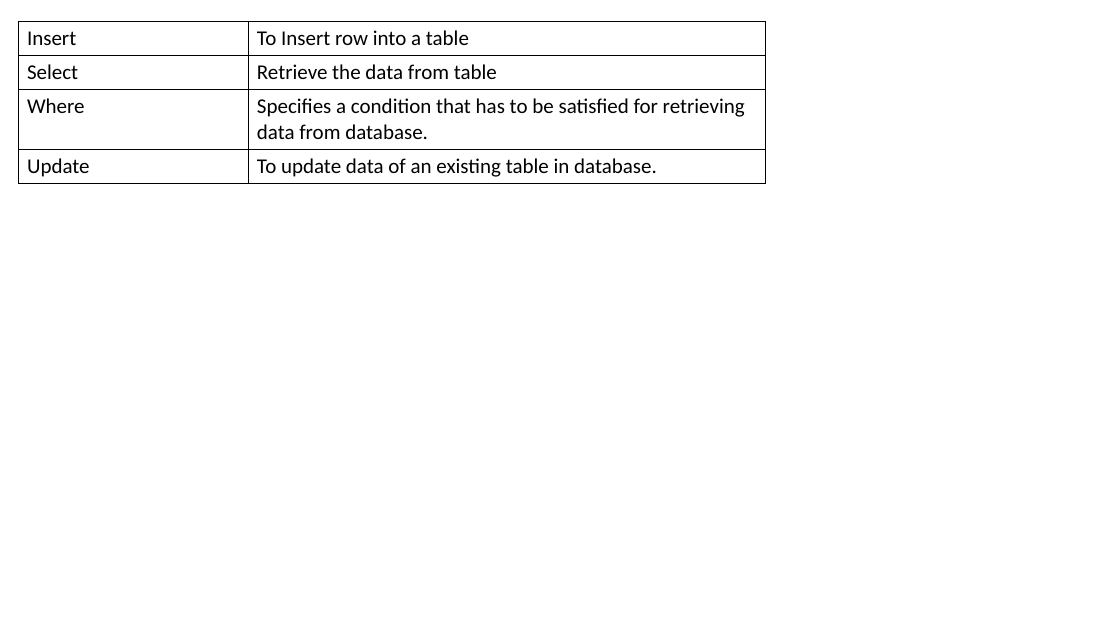
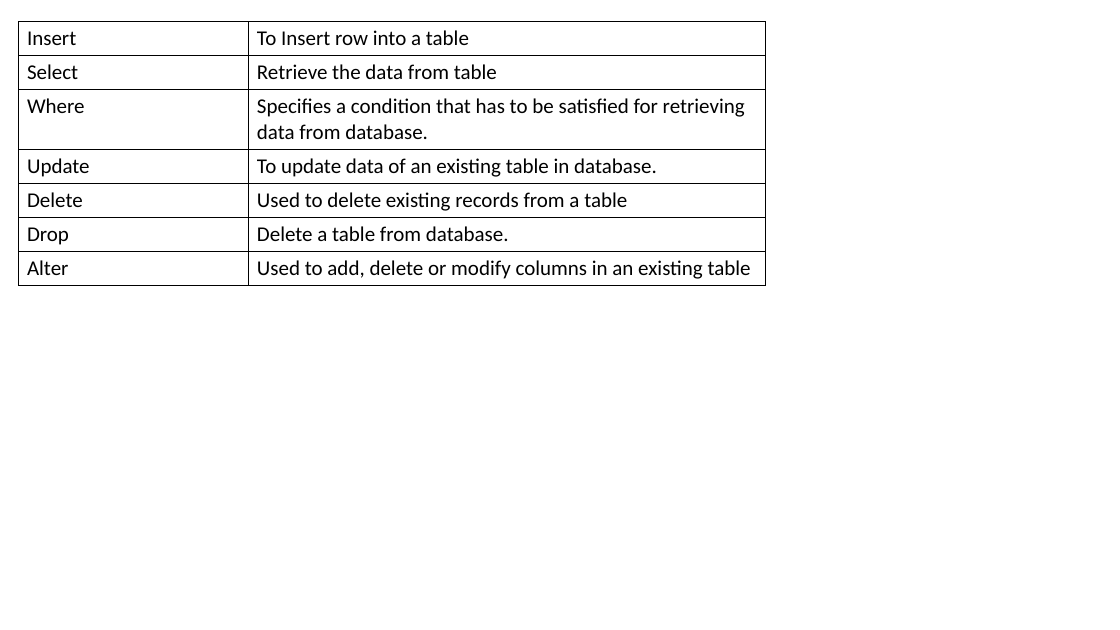
Before and after one commit to venkatyashwanth/mysql_notes, a slide deck: slide 1 of SQL.pptx. Drawn at 1120x630 pixels with LibreOffice and Linux fonts; fonts in the diff are those of the drawing. Boxes give left, top, right and bottom in pixels: in the first picture for what was removed or moved away, otherwise in the second. Text is boxed around its words. In the diff, an @@ line names an element or a change of style, - is before the commit and + after.

```diff
--- a/SQL.pptx
+++ b/SQL.pptx
@@ table at (18,22,765,285) @@
+row 5: Delete | Used to delete existing records from a table
+row 6: Drop | Delete a table from database.
+row 7: Alter | Used to add, delete or modify columns in an existing table
```
Also in this commit, not shown: 9 slides added, 1 other file.
